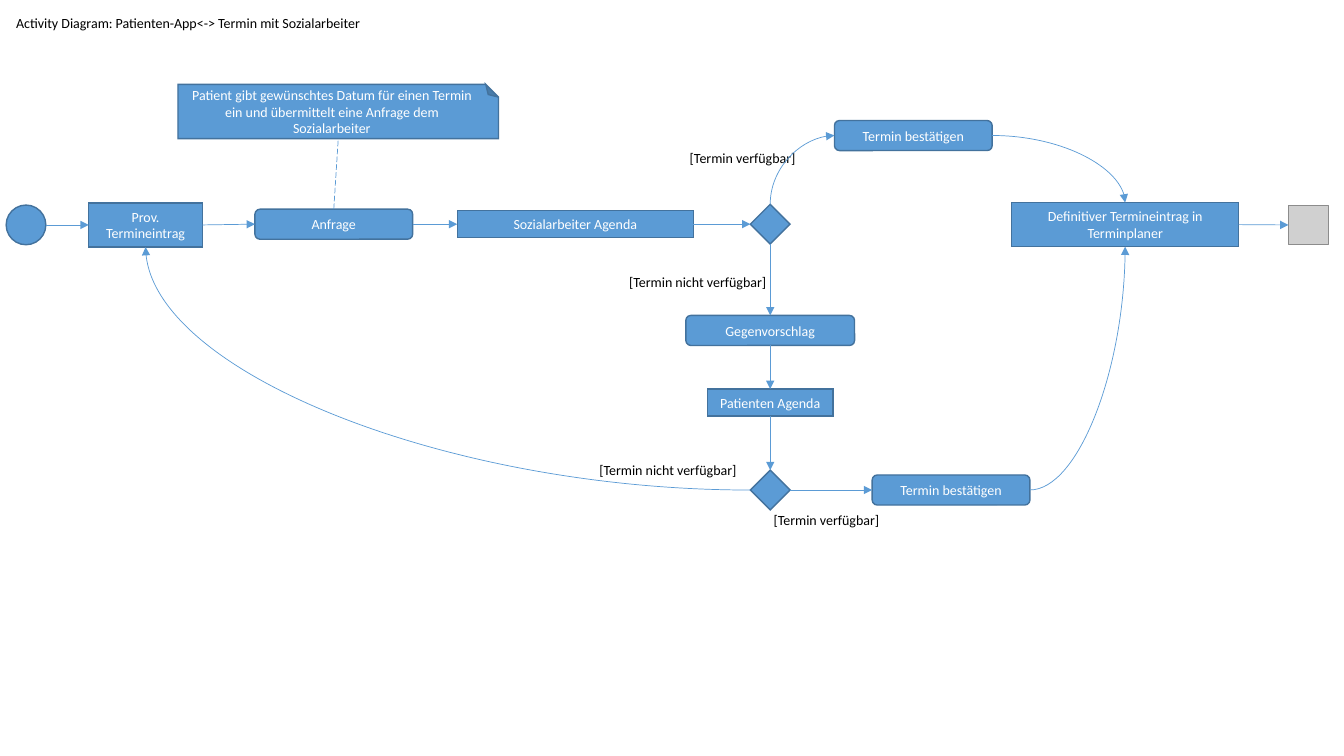
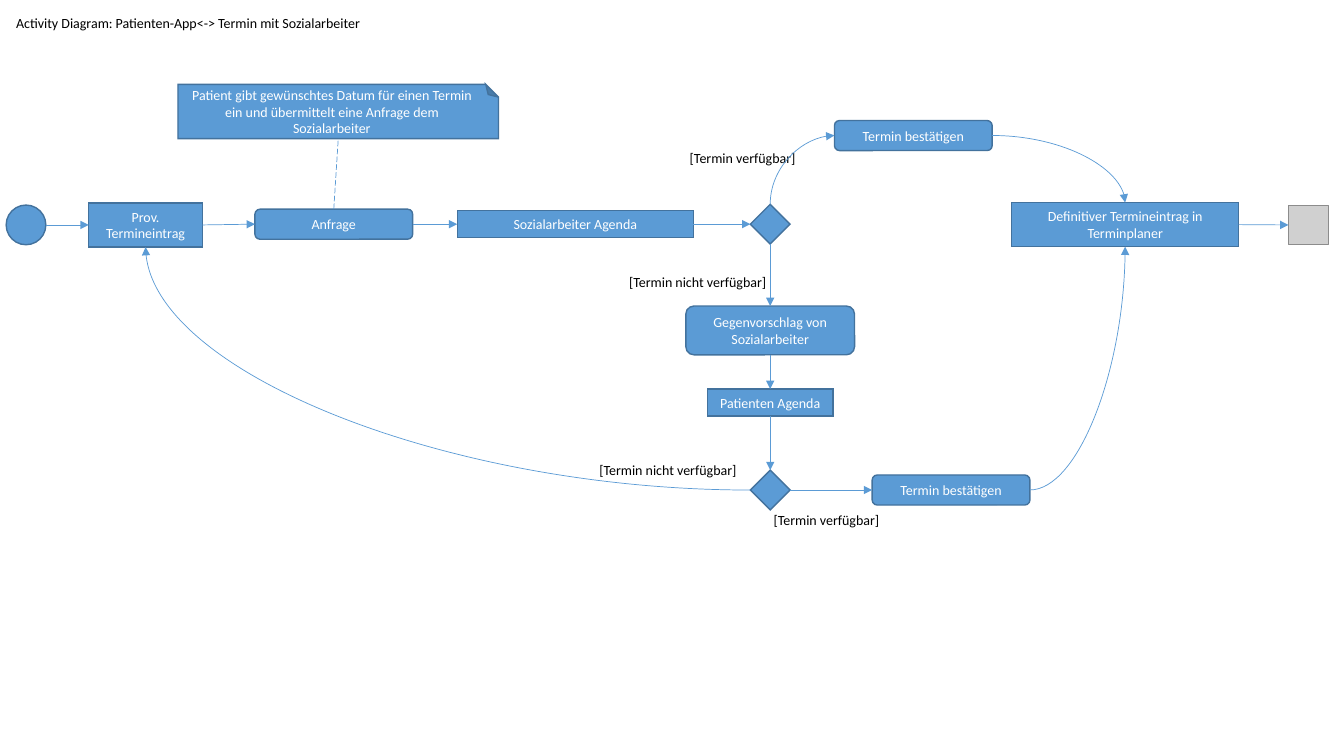
Before and after one commit to zyssm4/ch.bfh.btx8081.w2015.red, a slide deck: slide 1 of doc/Task06/TerminSozialarbeiter.pptx. Drawn at 1344x756 pixels with LibreOffice and Linux fonts; fonts in the diff are those of the drawing; grey boxes stand for pictures. Boxes give left, top, right and bottom in pixels: in the first picture for what was removed or moved away, otherwise in the second. Text is boxed around its words. In the diff, an @@ line names an element or a change of style, - is before the commit and + after.

Commit message:
Uüdated

```diff
--- a/doc/Task06/TerminSozialarbeiter.pptx
+++ b/doc/Task06/TerminSozialarbeiter.pptx
@@ arrow moved from (770, 244) - (770, 316) to (770, 244) - (770, 307) @@
@@ rounded rectangle "Gegenvorschlag von Sozialarbeiter": place and size @@
-rounded rectangle "Gegenvorschlag von Sozialarbeiter" at box(686, 316, 854, 346)
+rounded rectangle "Gegenvorschlag von Sozialarbeiter" at box(686, 307, 854, 355)
@@ text in rounded rectangle at box(713, 317, 827, 344): text changed @@
-Gegenvorschlag
+Gegenvorschlag von Sozialarbeiter
@@ arrow moved from (770, 346) - (770, 389) to (770, 355) - (770, 389) @@
```
